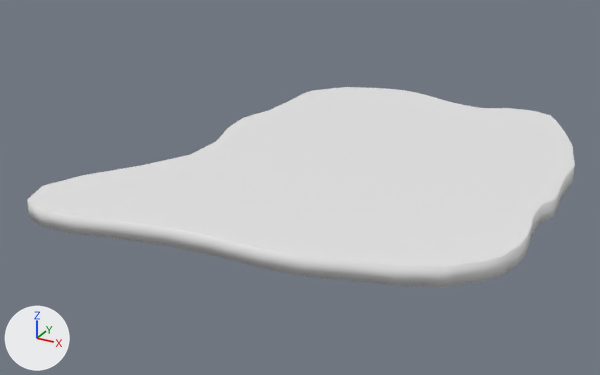
Renders of the Blender file src/blend/cloneworld.blend from each side of a commit.
Both versions are drawn from a 50 mm camera at (402.0, -885.0, 392.0) aimed at (-62.0, -42.0, -29.0). Every picture has the same lights, and +X, +Y and +Z are marked at lower left.

In view in the first picture: 'Ground'.
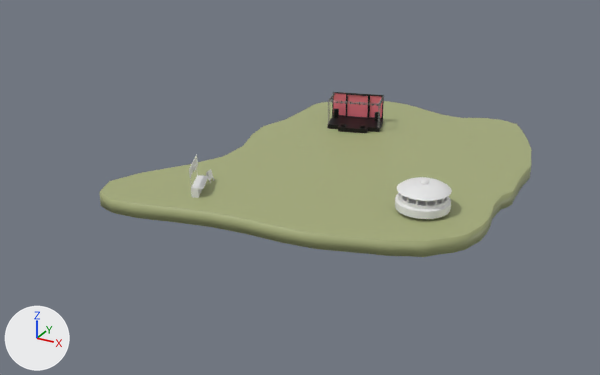
What differs and where, as boxes [x1, y1, x2, y2] in the pictures (600 x 375 px):
'Ground', recoloured, rescaled (21% narrower, 22% shorter): before [27, 87, 575, 287]; after [99, 101, 532, 257]
'Circle.003', added: after [395, 177, 452, 219]
'Cube', added: after [332, 92, 384, 119]
'Plane', added: after [327, 116, 383, 133]
'Cube.005', added: after [191, 175, 209, 198]
'Truss', added: after [328, 93, 384, 128]
'bar', added: after [189, 154, 197, 177]
'Cube.007', added: after [206, 169, 214, 183]
'Cube.002', added: after [333, 108, 339, 118]
'Cube.001', added: after [374, 112, 380, 122]

What changed in the scene script:
```text
Change me_plane:
    where me_plane.from_pydata(...)  # 1058 vertices, 1056 faces; spans x -288.0..243.0, y -298.0..302.0, z -17.0..7.0
    add me_plane.materials.append(mat_grond)  # green #a8af7d
Change ob_ground:
    ob_ground.scale: (1.0, 1.0, 1.0) -> (0.801, 0.801, 0.801)
Add ob_circle_003:
    ob_circle_003 = bpy.data.objects.new('Circle.003', me_circle_005)  # 3021 vertices, 2568 faces, 32 loose edges; spans x -1.03..1.01, y -1.01..1.22, z -0.72..0.4
    ob_circle_003.location = (122.4, -98.5, 29.1)
    ob_circle_003.rotation_euler = (0.0, 0.0, 0.87)  # degrees (0, 0, 50)
    ob_circle_003.scale = (29.5, 29.5, 29.5)
Add ob_cube_007:
    ob_cube_007 = bpy.data.objects.new('Cube.007', me_cube_015)  # 88 vertices, 70 faces; spans x -17.0..1.0, y -1.0..1.0, z -1.7..1.1
    ob_cube_007.location = (-128.9, -144.3, 12.7)
    ob_cube_007.rotation_euler = (0.0, 0.287, 0.0)  # degrees (0, 16, 0)
    ob_cube_007.scale = (-0.463, 3.81, 5.15)
Add ob_bar:
    ob_bar = bpy.data.objects.new('bar', me_cube_009)  # 14 vertices, 8 faces; spans x -0.58..0.01, y -0.06..0.07, z -1.26..1.26
    ob_bar.location = (-125.5, -176.8, 30.6)
    ob_bar.rotation_euler = (-2.004, 1.571, 0.0)  # degrees (-115, 90, 0)
    ob_bar.scale = (18.3, 3.93, -17.2)
Add ob_cube_005:
    ob_cube_005 = bpy.data.objects.new('Cube.005', me_cube_007)  # 24 vertices, 17 faces; spans x -1.0..1.0, y -2.5..1.0, z -1.0..1.0
    ob_cube_005.location = (-122.4, -174.9, 10.3)
    ob_cube_005.rotation_euler = (0.0, 0.0, 2.004)  # degrees (0, 0, 115)
    ob_cube_005.scale = (18.3, 3.93, 5.9)
Add ob_truss:
    ob_truss = bpy.data.objects.new('Truss', me_truss)  # 1620 vertices, 1188 faces; spans x -7.23..0.18, y -0.16..3.84, z 0.0..2.0; in mat_truss_truss (grey #8f8f8f)
    ob_truss.location = (-22.3, 109.3, 10.3)
    ob_truss.rotation_euler = (0.0, 0.0, 0.283)  # degrees (0, 0, 16)
    ob_truss.scale = (9.78, 9.78, 18.0)
Add ob_cube_001:
    ob_cube_001 = bpy.data.objects.new('Cube.001', me_cube_005)  # 906 vertices, 860 faces; spans x -2.31..2.31, y -1.53..1.53, z -3.62..3.62; in mat_material_002 (black #000000)
    ob_cube_001.location = (-35.0, 132.6, 17.1)
    ob_cube_001.rotation_euler = (0.0, 0.0, -0.191)  # degrees (0, 0, -11)
    ob_cube_001.scale = (1.32, 1.32, 1.74)
Add ob_cube_002:
    ob_cube_002 = bpy.data.objects.new('Cube.002', me_cube_005.copy())
    ob_cube_002.location = (-92.4, 119.2, 16.6)
    ob_cube_002.rotation_euler = (0.0, 0.0, 0.789)  # degrees (0, 0, 45)
    ob_cube_002.scale = (1.32, 1.32, 1.74)
Add ob_cube:
    ob_cube = bpy.data.objects.new('Cube', me_cube_001)  # 48 vertices, 46 faces; spans x -20.5..20.5, y 9.3..11.8, z 2.9..22.5; in mat_floor (black #000000), mat_color1 (pink #e77483)
    ob_cube.location = (-61.7, 118.0, 4.7)
    ob_cube.rotation_euler = (0.0, 0.0, 0.283)  # degrees (0, 0, 16)
    ob_cube.scale = (1.76, 1.76, 1.76)
Add ob_plane:
    ob_plane = bpy.data.objects.new('Plane', me_plane_001)  # 320 vertices, 296 faces; spans x -20.5..20.5, y -17.3..11.8, z -0.9..2.9; in mat_material_002 (black #000000)
    ob_plane.location = (-61.0, 118.0, 5.1)
    ob_plane.rotation_euler = (0.0, 0.0, 0.283)  # degrees (0, 0, 16)
    ob_plane.scale = (1.76, 1.76, 1.76)
```
